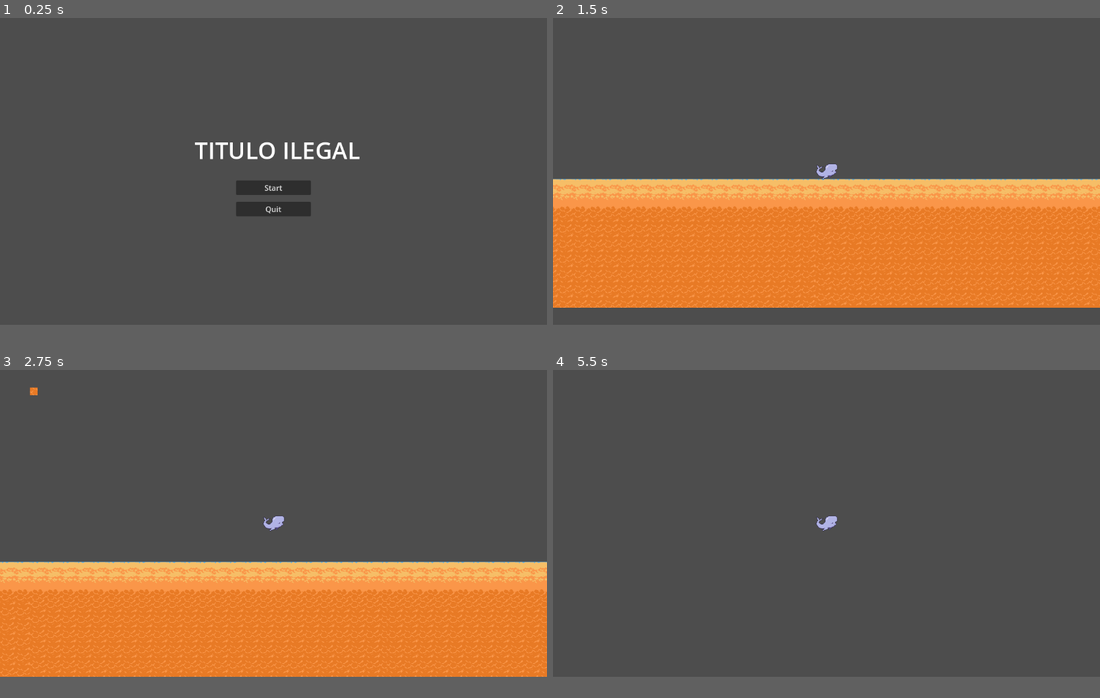
Above: before the commit, frames 1-4 (two rows, left to right).
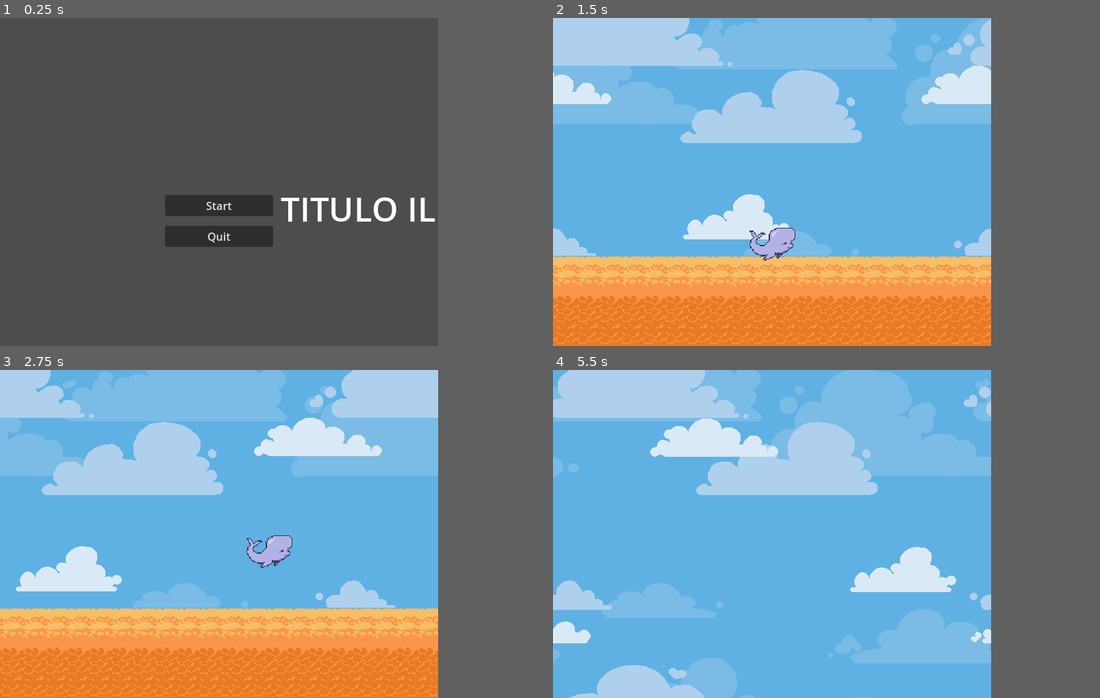
Above: after the commit, the same moments.

Repository: itstaris/chicote
Game: Godot game, scene res://scenes/menu.tscn
Same seed, same stepped clock (60 frames per second), same inputs: the game is played once before the commit and once after it.
Inputs (mouse positions are in pixels of both pictures, inside the frame that each line leads up to):
- Up to frame 1 (0.25 s): no input
- Up to frame 2 (1.5 s): click "Start" at 0.5 s; move the mouse to (946, 155) at 1.27 s; click (946, 155) at 1.42 s
- Up to frame 3 (2.75 s): tap Enter at 2 s; move the mouse to (164, 537) at 2.02 s; click (164, 537) at 2.17 s
- Up to frame 4 (5.5 s): move the mouse to (881, 455) at 2.77 s; click (881, 455) at 2.92 s; move the mouse to (799, 583) at 3.52 s; click (799, 583) at 3.67 s; move the mouse to (990, 570) at 4.27 s; click (990, 570) at 4.42 s; move the mouse to (662, 478) at 5.02 s; click (662, 478) at 5.17 s
In our replay, the window is 799x449 before the commit and 640x480 after it. These sizes can differ from the game's own. Grey fills any space a smaller window leaves; there, only what the larger window draws over its background counts as a difference.

The runs differ from the first frame. In frame 1, 4.4% of the frame differs, in the area x 30-80%, y 37-70%; in frame 2, 81%, in the area x 0-100%, y 0-100%; in frame 3, 77%; in frame 4, 77%.

Commit message:
tamires updates

Diff:
--- a/project.godot
+++ b/project.godot
@@ -14,3 +14,12 @@
 run/main_scene="uid://wyfh4edi2qso"
 config/features=PackedStringArray("4.5", "Forward Plus")
 config/icon="res://icon.svg"
+
+[display]
+
+window/size/viewport_width=640
+window/size/viewport_height=480
+
+[rendering]
+
+textures/canvas_textures/default_texture_filter=0
--- a/scenes/begula.tscn
+++ b/scenes/begula.tscn
@@ -4,19 +4,19 @@
 [ext_resource type="Texture2D" uid="uid://by1n3orioppgd" path="res://assets/beluga_idlet.png" id="1_2u661"]
 
 [sub_resource type="CapsuleShape2D" id="CapsuleShape2D_0tumj"]
-radius = 18.0
+radius = 13.0
 height = 48.0
 
 [node name="RigidBody2D" type="RigidBody2D"]
 script = ExtResource("1_0tumj")
 
-[node name="Sprite2D" type="Sprite2D" parent="."]
-texture = ExtResource("1_2u661")
-hframes = 2
-
 [node name="CollisionShape2D" type="CollisionShape2D" parent="."]
 position = Vector2(0, -2)
 rotation = 1.5707964
+scale = Vector2(1.5, 1.5)
 shape = SubResource("CapsuleShape2D_0tumj")
 
-[node name="Camera2D" type="Camera2D" parent="."]
+[node name="Sprite2D" type="Sprite2D" parent="."]
+scale = Vector2(1.5, 1.5)
+texture = ExtResource("1_2u661")
+hframes = 2
--- a/scenes/game.tscn
+++ b/scenes/game.tscn
@@ -2019,10 +2019,53 @@
 
 [node name="Game" type="Node2D"]
 
-[node name="RigidBody2D" parent="." instance=ExtResource("1_yqjtg")]
-position = Vector2(23, 346)
+[node name="Parallax" type="Node2D" parent="."]
+position = Vector2(2109, -1443)
+
+[node name="Sky" type="Parallax2D" parent="Parallax"]
+scroll_scale = Vector2(0, 0)
+repeat_size = Vector2(640, 480)
+repeat_times = 8
+
+[node name="Sprite2D" type="Sprite2D" parent="Parallax/Sky"]
+texture = ExtResource("3_p57ef")
+region_enabled = true
+region_rect = Rect2(0, 0, 640, 480)
+
+[node name="Clouds1" type="Parallax2D" parent="Parallax"]
+scroll_scale = Vector2(0.2, 0.2)
+repeat_size = Vector2(640, 480)
+repeat_times = 8
+
+[node name="Sprite2D" type="Sprite2D" parent="Parallax/Clouds1"]
+texture = ExtResource("4_u5sy4")
+
+[node name="Clouds2" type="Parallax2D" parent="Parallax"]
+scroll_scale = Vector2(0.3, 0.3)
+repeat_size = Vector2(640, 480)
+repeat_times = 8
+
+[node name="Sprite2D" type="Sprite2D" parent="Parallax/Clouds2"]
+texture = ExtResource("5_gee14")
+
+[node name="Clouds3" type="Parallax2D" parent="Parallax"]
+scroll_scale = Vector2(0.4, 0.4)
+repeat_size = Vector2(640, 480)
+repeat_times = 8
+
+[node name="Sprite2D" type="Sprite2D" parent="Parallax/Clouds3"]
+texture = ExtResource("6_0tnpc")
 
 [node name="TileMap" type="TileMap" parent="."]
 tile_set = SubResource("TileSet_lnu2h")
 format = 2
-layer_0/tile_data = PackedInt32Array(1507328, 0, 0, 1572864, …(20697 unchanged characters)… , 2490439, 65536, 4, 2555975, 65536, 5, 0, 0, 4, 1572825, 65536, 0, 1638361, 65536, 1, 17 …(55447 unchanged characters)…
+layer_0/tile_data = PackedInt32Array(1507328, 0, 0, 1572864, …(20697 unchanged characters)… , 2490439, 65536, 4, 2555975, 65536, 5, 1572825, 65536, 0, 1638361, 65536, 1, 17 …(55447 unchanged characters)…
+
+[node name="RigidBody2D" parent="." instance=ExtResource("1_yqjtg")]
+position = Vector2(320, 240)
+
+[node name="Camera2D" type="Camera2D" parent="RigidBody2D"]
+limit_bottom = 500
+limit_smoothed = true
+position_smoothing_enabled = true
+position_smoothing_speed = 10.0
